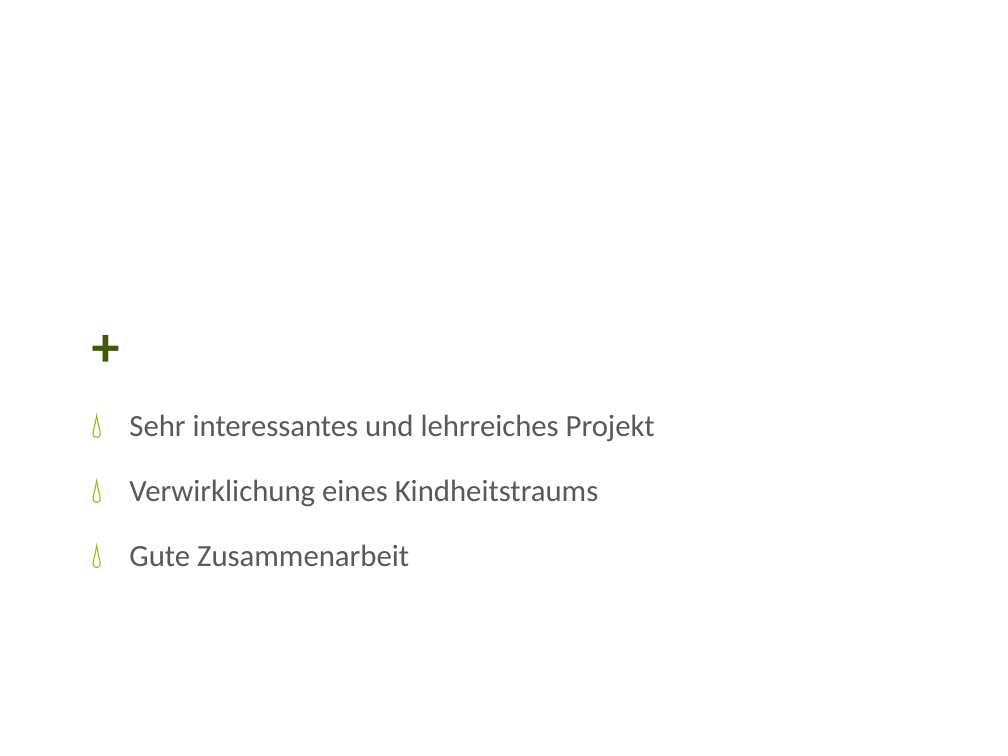
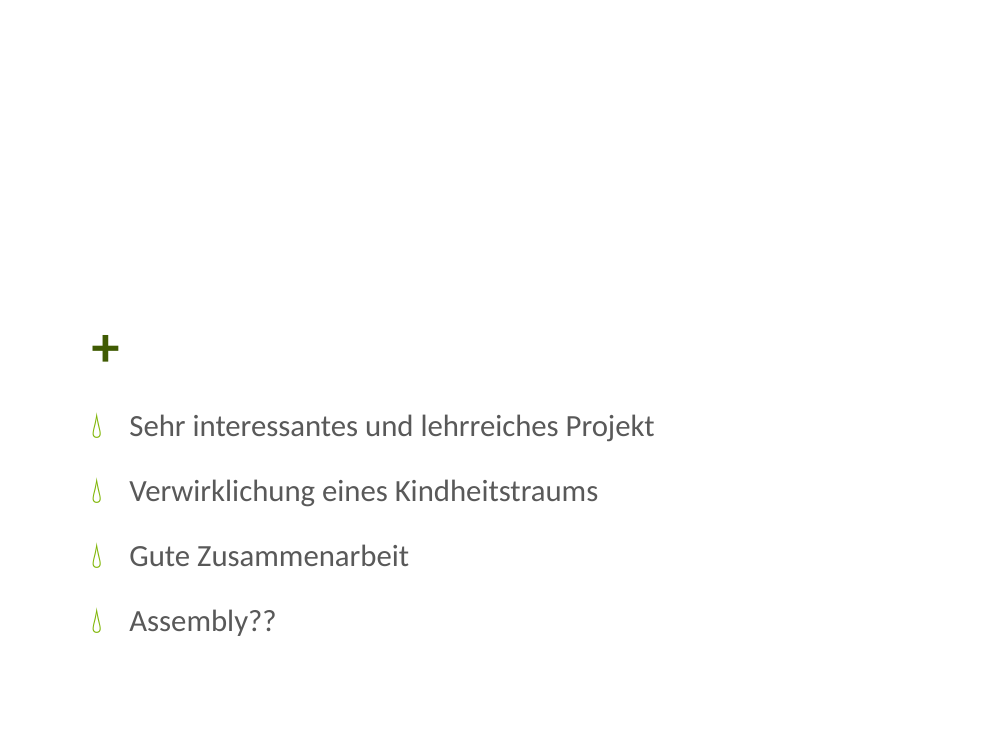
Before and after one commit to iluuu1994/Super-Mario-Bros, a slide deck: slide 34 of Resources/docs/CGR Präsentation.pptx (slide 25 before the commit). Drawn at 1008x756 pixels with LibreOffice and Linux fonts; fonts in the diff are those of the drawing; background and template pictures are left out. Boxes give left, top, right and bottom in pixels: in the first picture for what was removed or moved away, otherwise in the second. Text is boxed around its words. In the diff, an @@ line names an element or a change of style, - is before the commit and + after.

```diff
--- a/Resources/docs/CGR Präsentation.pptx
+++ b/Resources/docs/CGR Präsentation.pptx
@@ text at (x1=129, y1=609, x2=276, y2=636): paragraph added @@
+💧 Assembly??
```
Also in this commit, not shown: 3 other slides changed, 9 slides added.
